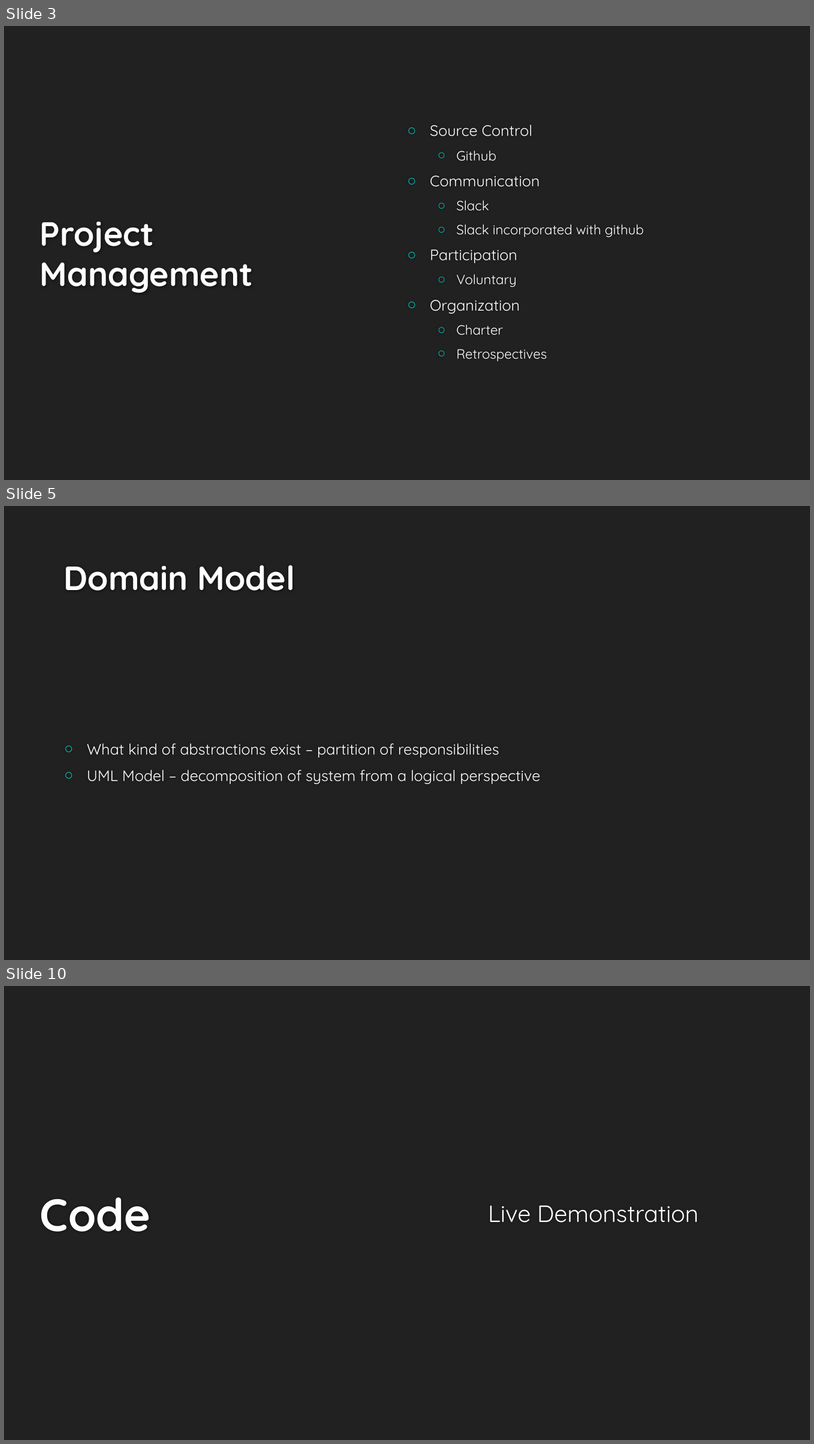
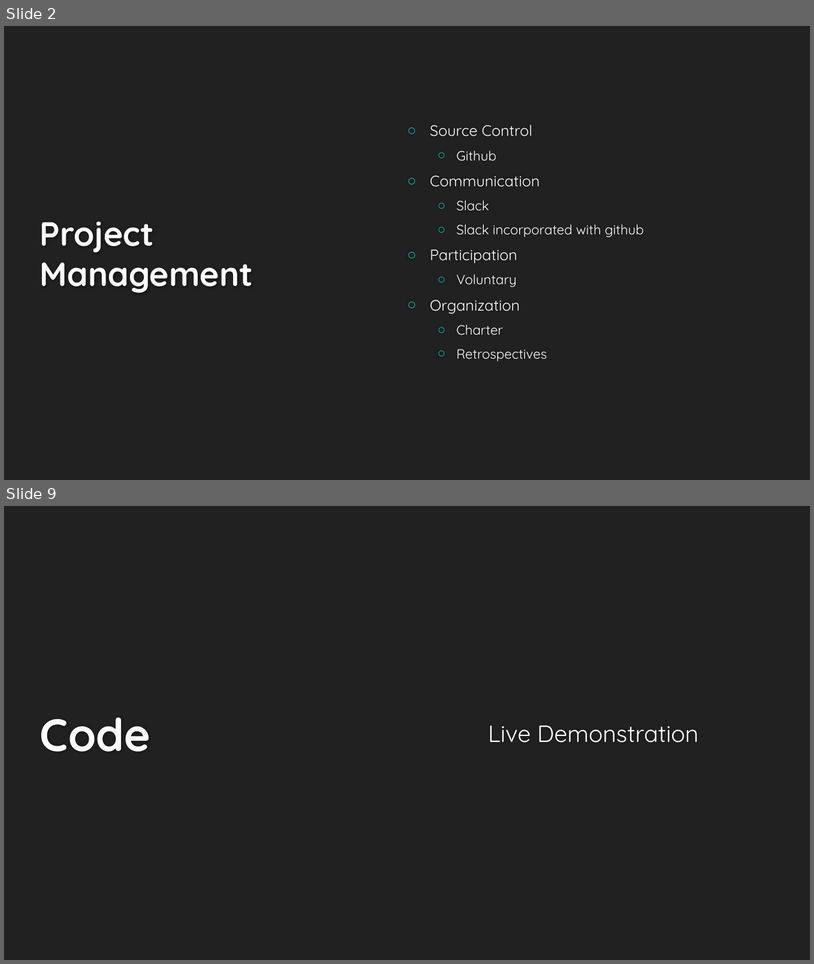
Before and after one commit to Fastwatch/FastWatch361, a slide deck: Artifacts/Presentation/Fastwatch.pptx. Shown one above the other, each under a label of ours: slides 3, 5 and 10 before the commit, slides 2 and 9 after it; the slides between them are not shown. The pictures are 814x1444 and 814x964 pixels, drawn with LibreOffice and Linux fonts; fonts in the diff are those of the drawing; background and template pictures are left out. Boxes give left, top, right and bottom in pixels: in the first picture for what was removed or moved away, otherwise in the second. Text is boxed around its words. In the diff, an @@ line names an element or a change of style, - is before the commit and + after.

```diff
--- a/Artifacts/Presentation/Fastwatch.pptx
+++ b/Artifacts/Presentation/Fastwatch.pptx
@@ slide 5 removed at [4,506,810,960], background #212121 @@
@@ title removed at [63,565,296,591] @@
-Domain Model
@@ text removed at [87,743,540,784] @@
-○ What kind of abstractions exist – partition of responsibilities
-○ UML Model – decomposition of system from a logical perspective
@@ what was slide 3 is now slide 2 @@
@@ what was slide 10 is now slide 9 @@
```
Also in this commit, not shown: 4 slides changed, 2 slides added, 2 other slides removed, 3 other files.
